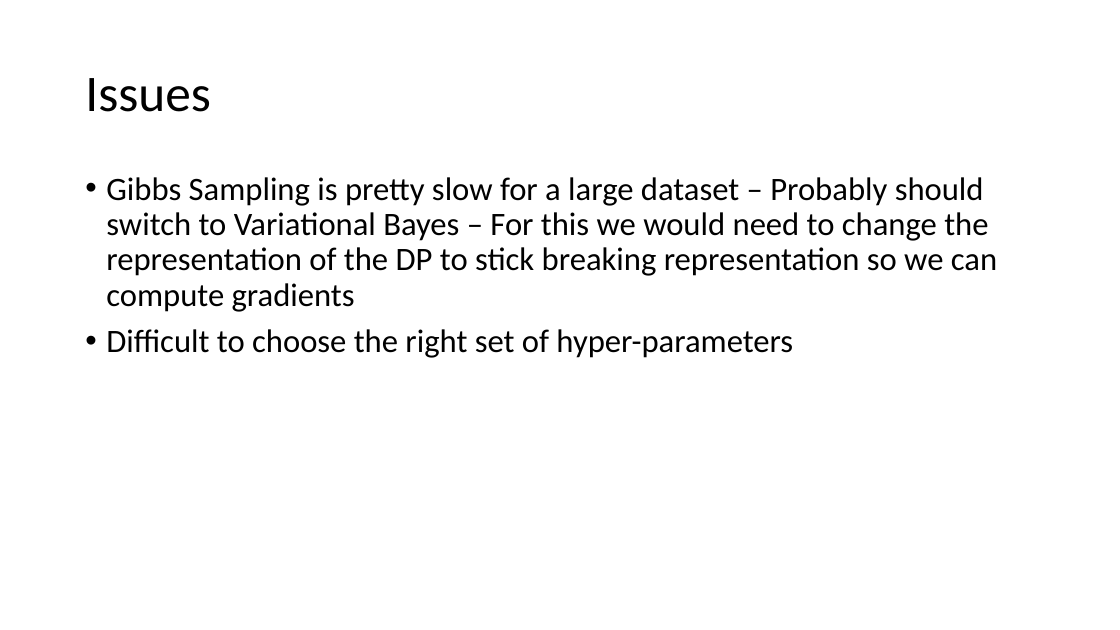
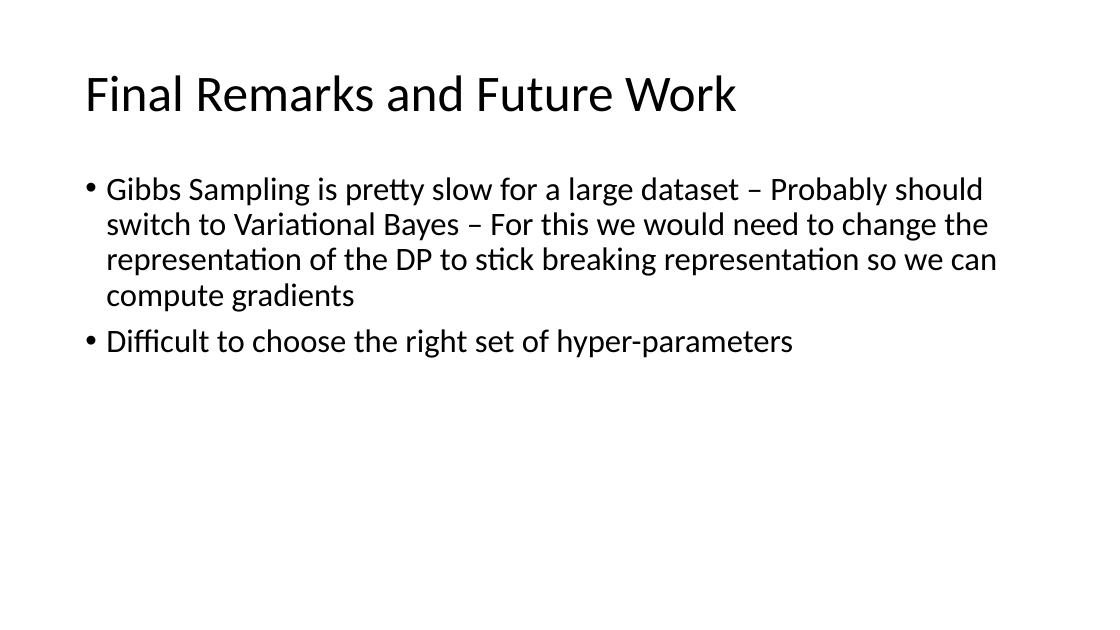
Before and after one commit to goldenberg-lab/joint_gp_clustering, a slide deck: slide 9 of PresentationFriday8:25.pptx. Drawn at 1120x630 pixels with LibreOffice and Linux fonts; fonts in the diff are those of the drawing. Boxes give left, top, right and bottom in pixels: in the first picture for what was removed or moved away, otherwise in the second. Text is boxed around its words. In the diff, an @@ line names an element or a change of style, - is before the commit and + after.

Commit message:
updated slides

```diff
--- a/PresentationFriday8:25.pptx
+++ b/PresentationFriday8:25.pptx
@@ title at (85, 75, 737, 112): text changed @@
-Issues
+Final Remarks and Future Work
```
